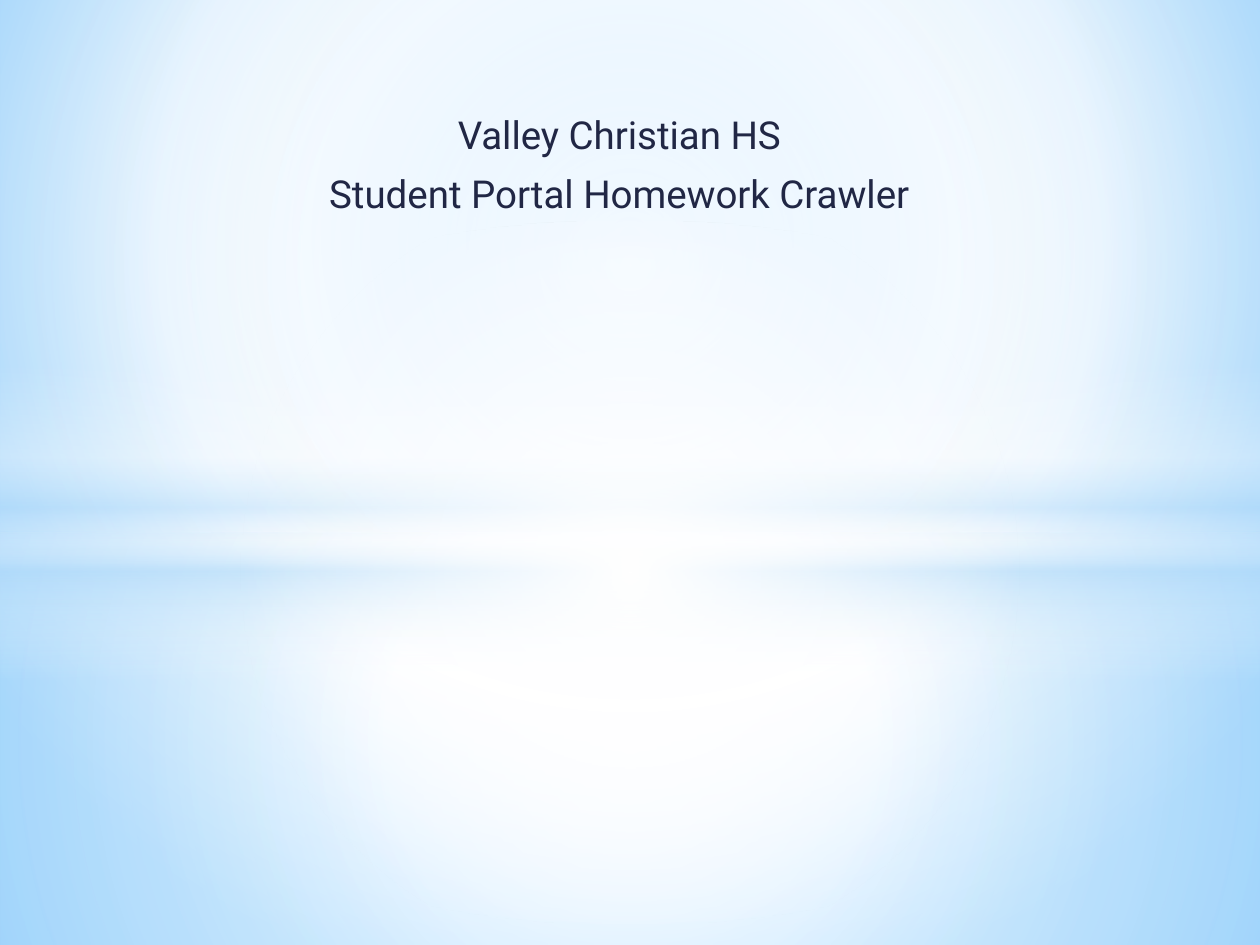
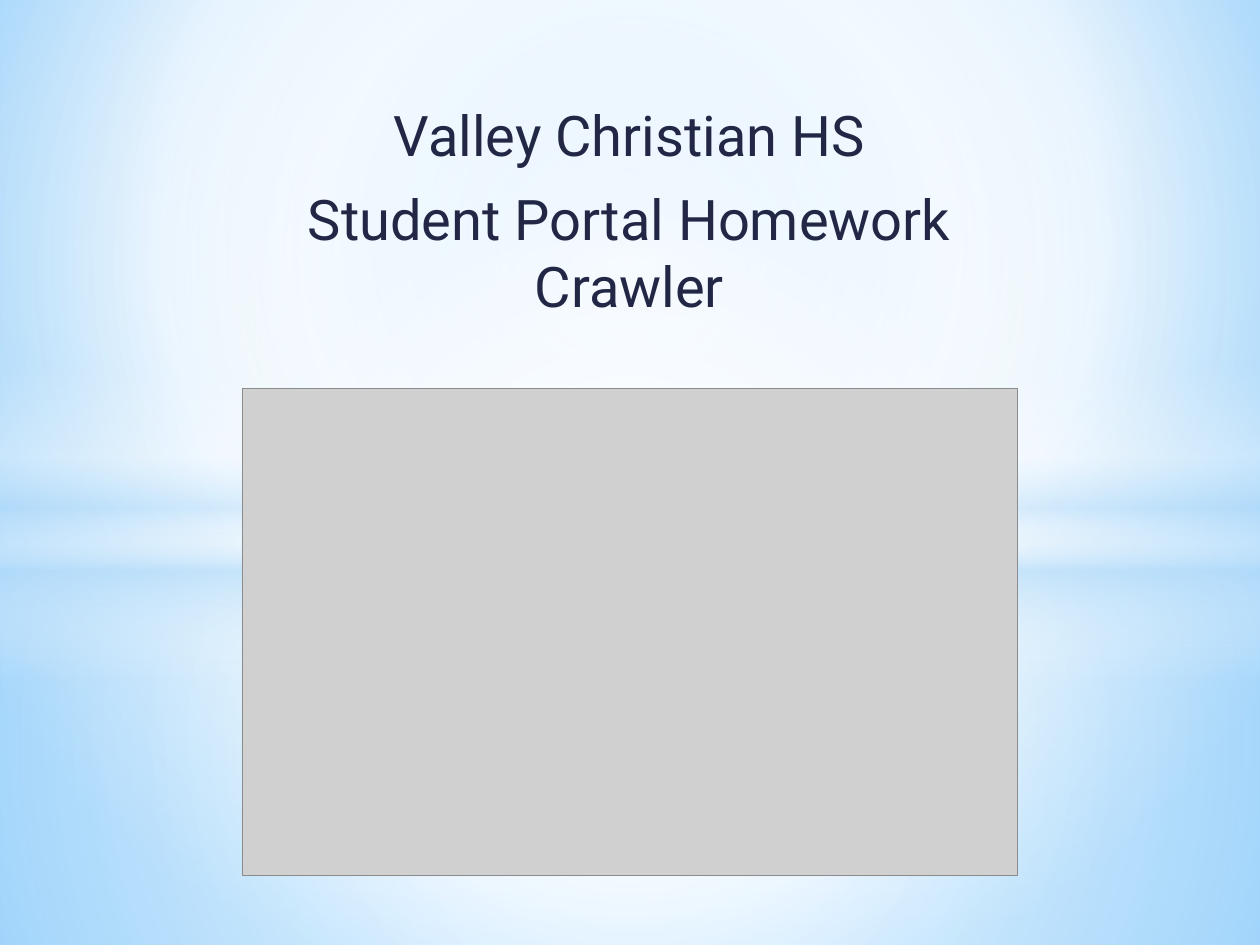
Before and after one commit to lhale/VCHS_HomeworkCrawler, a slide deck: slide 1 of docs/HomeworkCrawler.pptx. Drawn at 1260x945 pixels with LibreOffice and Linux fonts; fonts in the diff are those of the drawing; grey boxes stand for pictures. Boxes give left, top, right and bottom in pixels: in the first picture for what was removed or moved away, otherwise in the second. Text is boxed around its words. In the diff, an @@ line names an element or a change of style, - is before the commit and + after.

```diff
--- a/docs/HomeworkCrawler.pptx
+++ b/docs/HomeworkCrawler.pptx
@@ subtitle "Valley Christian HS": place and size @@
-subtitle "Valley Christian HS" at box(329, 120, 909, 209)
+subtitle "Valley Christian HS" at box(308, 114, 950, 308)
@@ subtitle "Valley Christian HS" at box(308, 114, 950, 308): size 22 to 32 pt; more space between paragraphs @@
@@ picture added at box(242, 388, 1018, 874) @@
```
Also in this commit, not shown: 3 other slides changed, 8 slides added, 1 slide removed, 8 other files.
